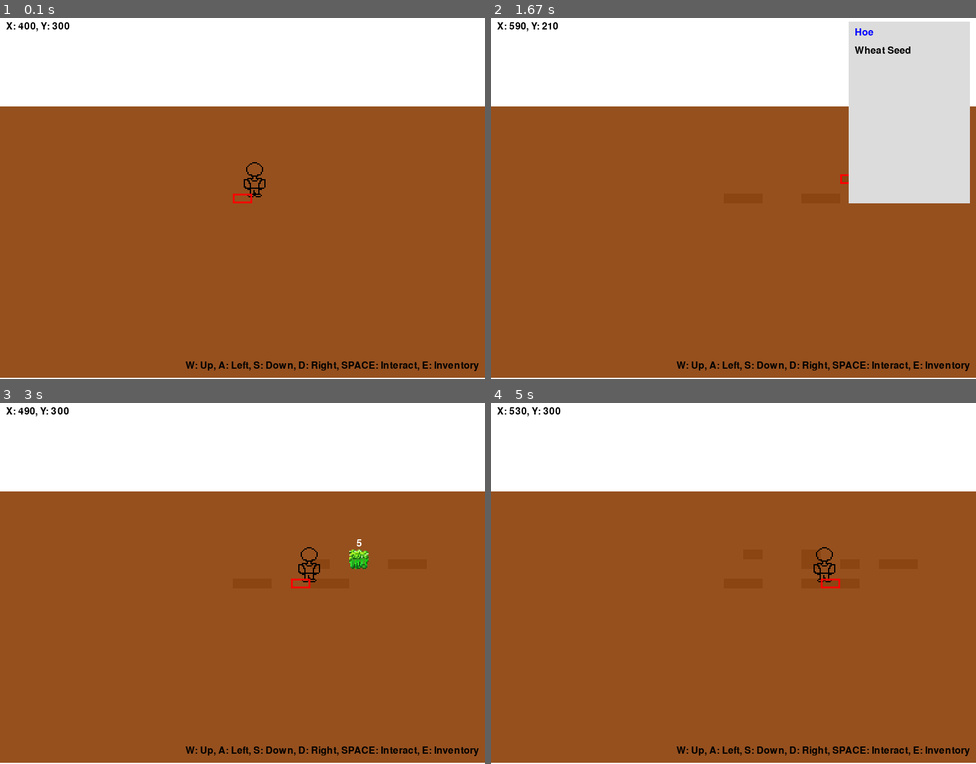
Above: before the commit, frames 1-4 (two rows, left to right).
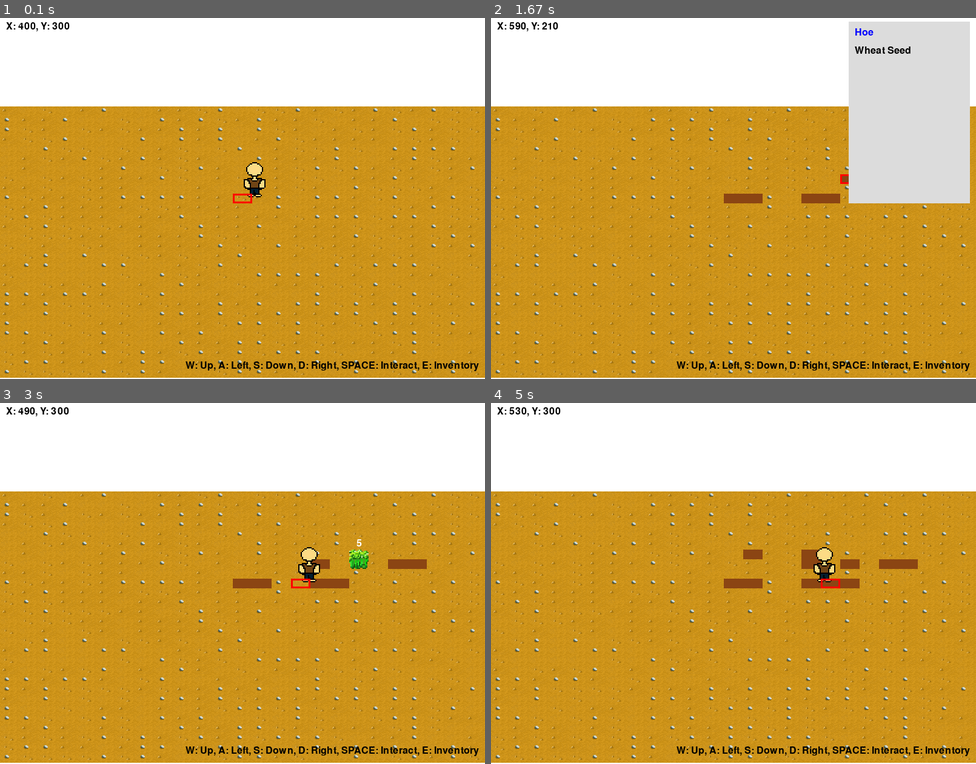
Above: after the commit, the same moments.

Repository: Origin0804/planting-game
Game: pygame game, started from main.py
Same seed, same stepped clock (60 frames per second), same inputs: the game is played once before the commit and once after it.
Inputs:
- Up to frame 1 (0.1 s): no input
- Up to frame 2 (1.67 s): tap Space at 0.33, 0.73, 1.03, 1.23, 1.57 s; hold D 0.67-1.13 s; tap E at 0.82 s; hold W 1.17-1.47 s; hold D from 1.5 s (still down)
- Up to frame 3 (3 s): tap Space at 1.87, 2.07, 2.37, 2.63, 2.97 s; release D at 1.97 s; hold A 2-2.53 s; tap E at 2.15 s; hold S 2.57-2.87 s; hold A from 2.9 s (still down)
- Up to frame 4 (5 s): tap Space at 3.27, 3.4, 3.8, 4.1, 4.47, 4.87 s; release A at 3.3 s; hold W 3.33-3.7 s; tap E at 3.48, 4.95 s; hold D 3.73-4.37 s; hold S 4.4-4.77 s; hold A from 4.8 s (still down)

The runs differ from the first frame. In frame 1, 74% of the frame differs, in the area x 0-100%, y 24-100%; in frame 2, 67%; in frame 3, 74%; in frame 4, 73%.

Commit message:
New varous soil pictures with random generation

Diff:
--- a/block.py
+++ b/block.py
@@ -1,4 +1,5 @@
 import pygame
+import random
 
 # 定义常量
 PLANT_COLOR = (0, 128, 0)
@@ -17,6 +18,12 @@
 # 在文件顶部添加
 SCREEN_HEIGHT = 600  # 与main.py中的HEIGHT保持一致
 SKY_HEIGHT = 150     # 天空区域高度
+
+# 一次性加载所有泥土贴图
+SOIL_TEXTURES = [
+    pygame.transform.scale(pygame.image.load(f'soil{i}.png'), (32, 16))
+    for i in range(1, 5)
+]
 
 class Block:
     def __init__(self, grid_x, grid_y):
@@ -57,11 +64,14 @@
         :param position: 土地的位置，格式: (x, y)
         :param state: 土地的状态，0 表示未开垦，1 表示已开垦，默认值为 0
         :param plant: 种植的作物，None 表示没有种植
+        :param picture_number: 贴图编号，默认为 0
         """
         super().__init__(position, state)
         self.plant = plant
         self.growth_stage = 0
         self.last_growth_time = 0  # 添加生长时间记录属性
+        # 随机选择 0 到 3 之间的索引，对应 SOIL_TEXTURES 列表
+        self.picture_index = random.randint(0, 3)
 
     def grow(self, current_time):
         """植物生长"""
@@ -95,7 +105,10 @@
             return plant
         return None
     def draw(self, screen):
-        super().draw(screen)
+        # 从预加载的贴图列表中获取对应的泥土贴图
+        soil_image = SOIL_TEXTURES[self.picture_index]
+        screen.blit(soil_image, (self.screen_x, self.screen_y))
+
         if self.plant is not None:
             x, y = self.screen_x, self.screen_y
             # 根据生长阶段选择贴图
Binary file changed: character_model.png
Binary file added: soil1.png
Binary file added: soil2.png
Binary file added: soil3.png
Binary file added: soil4.png
